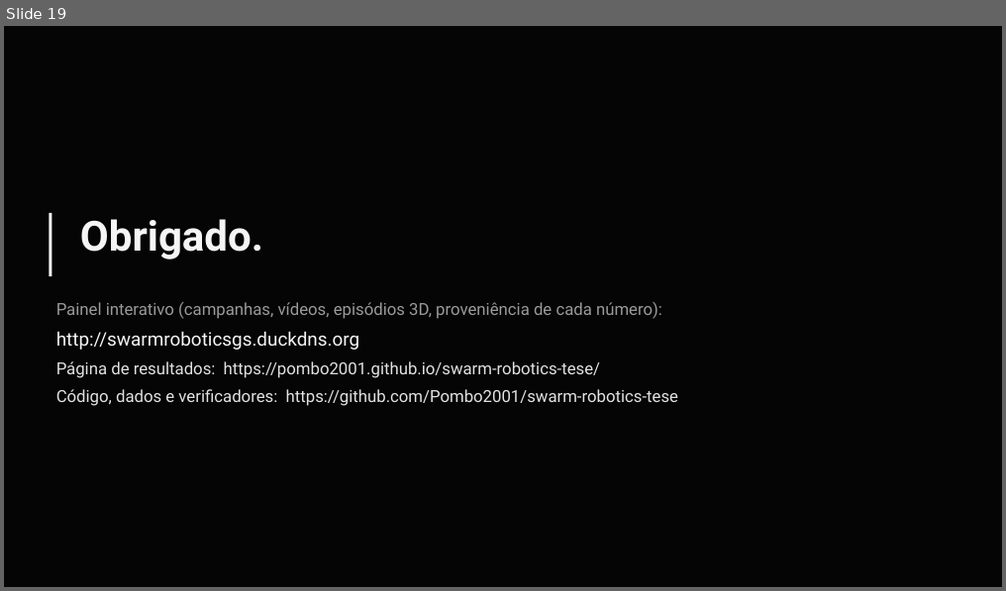
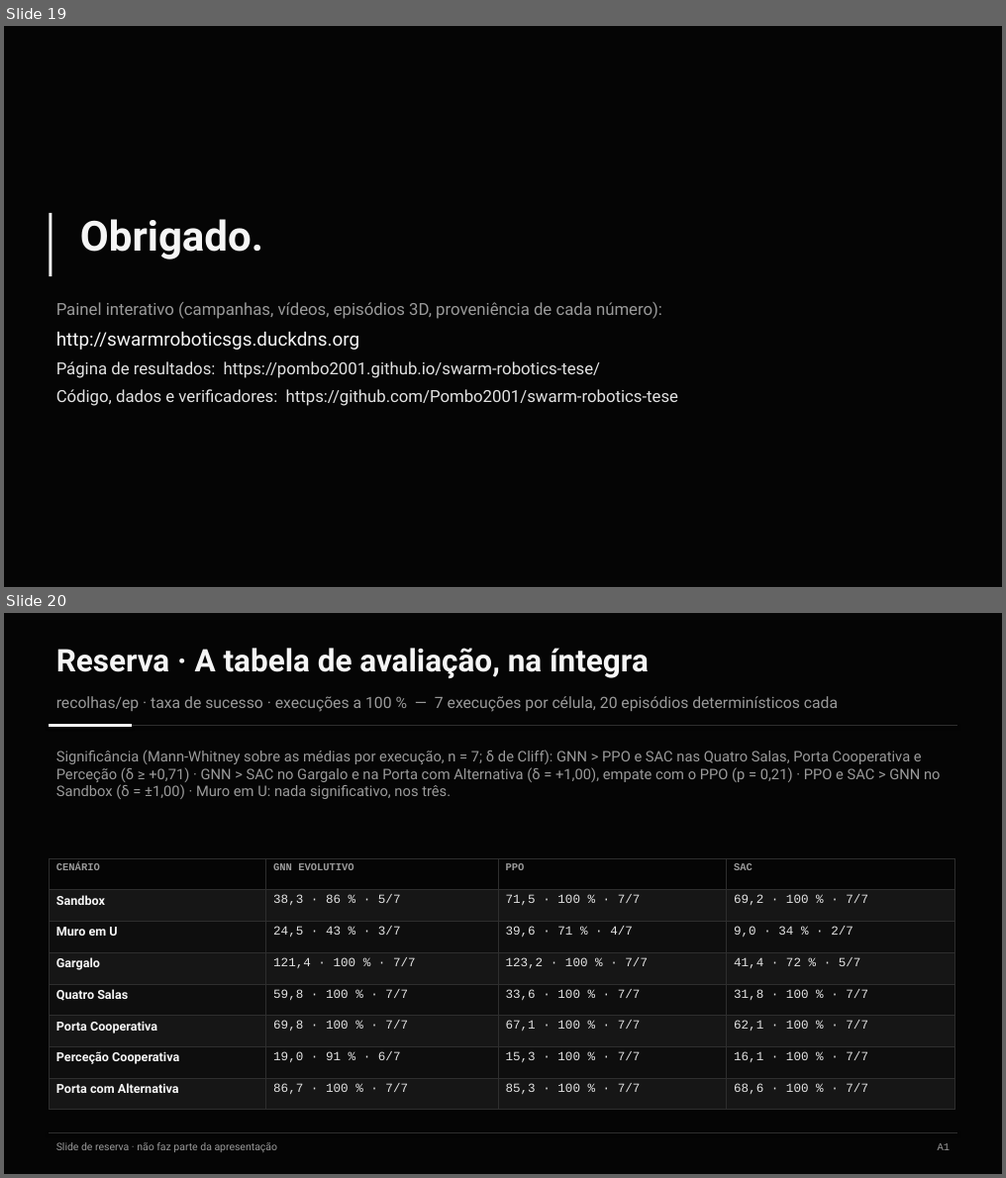
Before and after one commit to Pombo2001/swarm-robotics-tese, a slide deck: Defesa/slides_defesa.pptx. Shown one above the other, each under a label of ours: slide 19 before the commit, slides 19 and 20 after it. The pictures are 1006x591 and 1006x1178 pixels, drawn with LibreOffice and Linux fonts; fonts in the diff are those of the drawing. Boxes give left, top, right and bottom in pixels: in the first picture for what was removed or moved away, otherwise in the second. Text is boxed around its words. In the diff, an @@ line names an element or a change of style, - is before the commit and + after.

```diff
--- a/Defesa/slides_defesa.pptx
+++ b/Defesa/slides_defesa.pptx
@@ slide 20 added at [4,613,1002,1174], background #FFFFFF @@
@@ rectangle added at [4,613,1002,1174], fill #050505 @@
@@ text added at [56,648,648,678], 30 pt, text #F5F5F5, bold @@
+Reserva · A tabela de avaliação, na íntegra
@@ text added at [56,696,838,712], 15 pt, text #9A9A9A @@
+recolhas/ep · taxa de sucesso · execuções a 100 % — 7 execuções por célula, 20 episódios determinísticos cada
@@ line added from (49, 725) to (957, 725), #2E2E2E 0.75 pt @@
@@ line added from (49, 725) to (132, 725), #F5F5F5 2.5 pt @@
@@ text added at [56,750,940,799], 14 pt, text #9A9A9A @@
+Significância (Mann-Whitney sobre as médias por execução, n = 7; δ de Cliff): GNN > PPO e SAC nas Quatro Salas, Porta Cooperativa e Perceção (δ ≥ +0,71) · GNN > SAC no Gargalo e na Porta com Alternativa (δ = +1,00), empate com o PPO (p = 0,21) · PPO e SAC > GNN no Sandbox (δ = ±1,00) · Muro em U: nada significativo, nos três.
@@ table added at [49,859,954,1110], 8 rows, 4 columns @@
+CENÁRIO | GNN EVOLUTIVO | PPO | SAC
+Sandbox | 38,3 · 86 % · 5/7 | 71,5 · 100 % · 7/7 | 69,2 · 100 % · 7/7
+Muro em U | 24,5 · 43 % · 3/7 | 39,6 · 71 % · 4/7 | 9,0 · 34 % · 2/7
+Gargalo | 121,4 · 100 % · 7/7 | 123,2 · 100 % · 7/7 | 41,4 · 72 % · 5/7
+Quatro Salas | 59,8 · 100 % · 7/7 | 33,6 · 100 % · 7/7 | 31,8 · 100 % · 7/7
+Porta Cooperativa | 69,8 · 100 % · 7/7 | 67,1 · 100 % · 7/7 | 62,1 · 100 % · 7/7
+Perceção Cooperativa | 19,0 · 91 % · 6/7 | 15,3 · 100 % · 7/7 | 16,1 · 100 % · 7/7
+Porta com Alternativa | 86,7 · 100 % · 7/7 | 85,3 · 100 % · 7/7 | 68,6 · 100 % · 7/7
@@ line added from (49, 1134) to (957, 1134), #2E2E2E 0.75 pt @@
@@ text added at [56,1143,278,1153], 10 pt, text #9A9A9A @@
+Slide de reserva · não faz parte da apresentação
@@ text added at [938,1144,950,1151], 10 pt, text #9A9A9A @@
+A1
```
Also in this commit, not shown: 4 slides changed, 5 other slides added, 6 other files.
